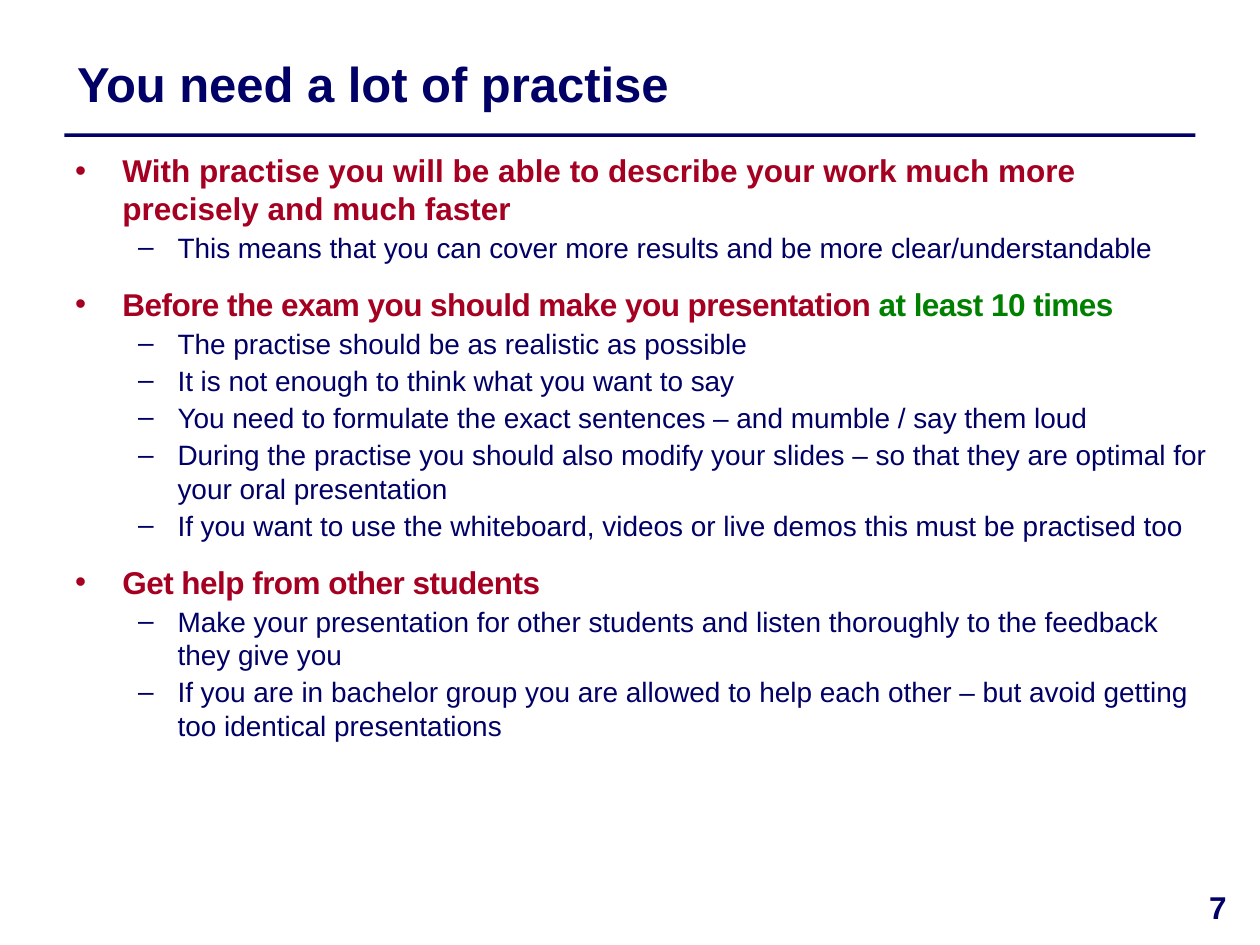
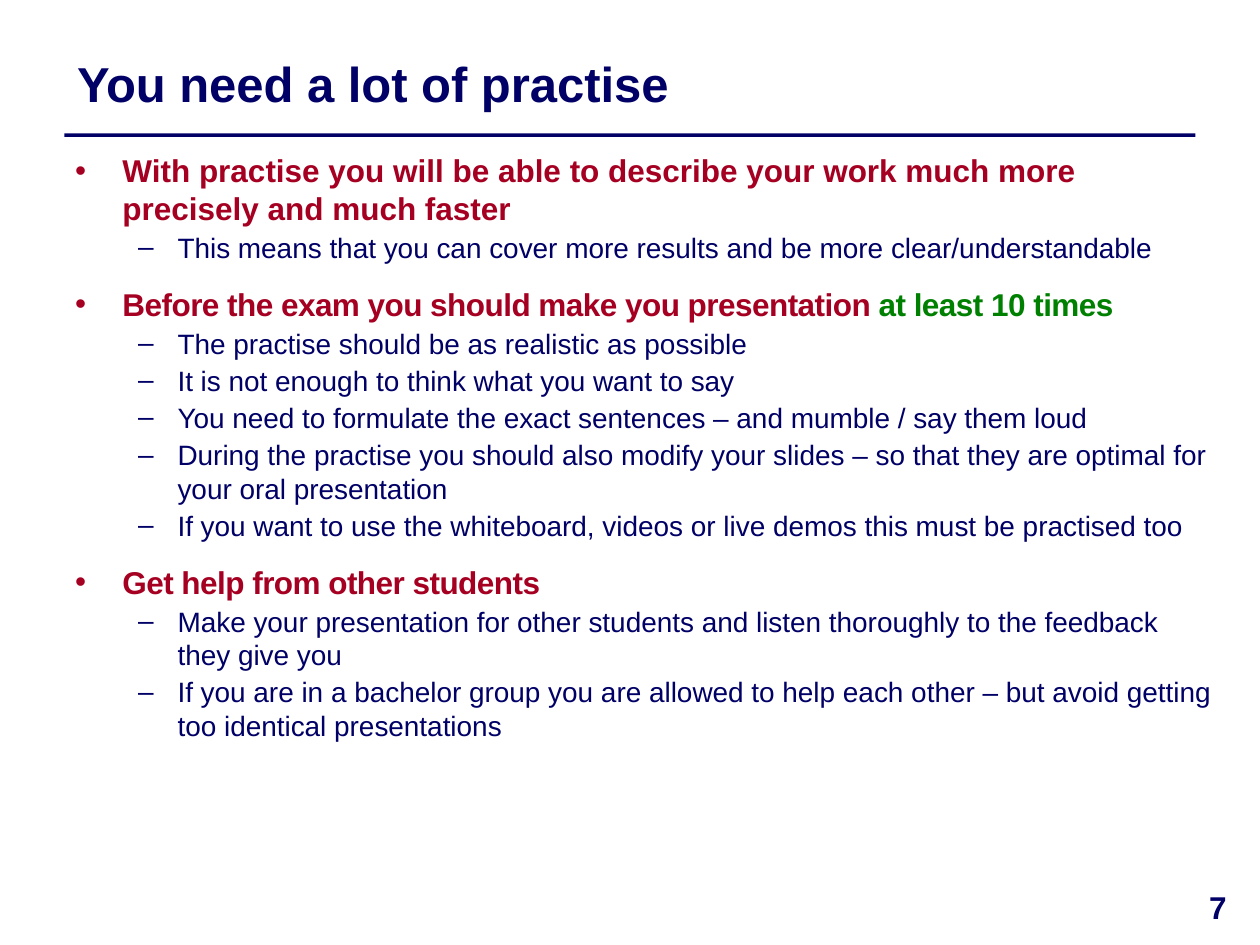
Before and after one commit to IntProgAU/Materiale, a slide deck: slide 7 of web/b22/4 Oral Presentation.pptx. Drawn at 1260x945 pixels with LibreOffice and Linux fonts; fonts in the diff are those of the drawing. Boxes give left, top, right and bottom in pixels: in the first picture for what was removed or moved away, otherwise in the second. Text is boxed around its words. In the diff, an @@ line names an element or a change of style, - is before the commit and + after.

```diff
--- a/web/b22/4 Oral Presentation.pptx
+++ b/web/b22/4 Oral Presentation.pptx
@@ text at [178, 681, 1211, 741]: text changed @@
-  – If you are in bachelor group you are allowed to help each other – but avoid getting too identical presentations
+  – If you are in a bachelor group you are allowed to help each other – but avoid getting too identical presentations
```
Also in this commit, not shown: 1 other slide changed, 4 other files.
